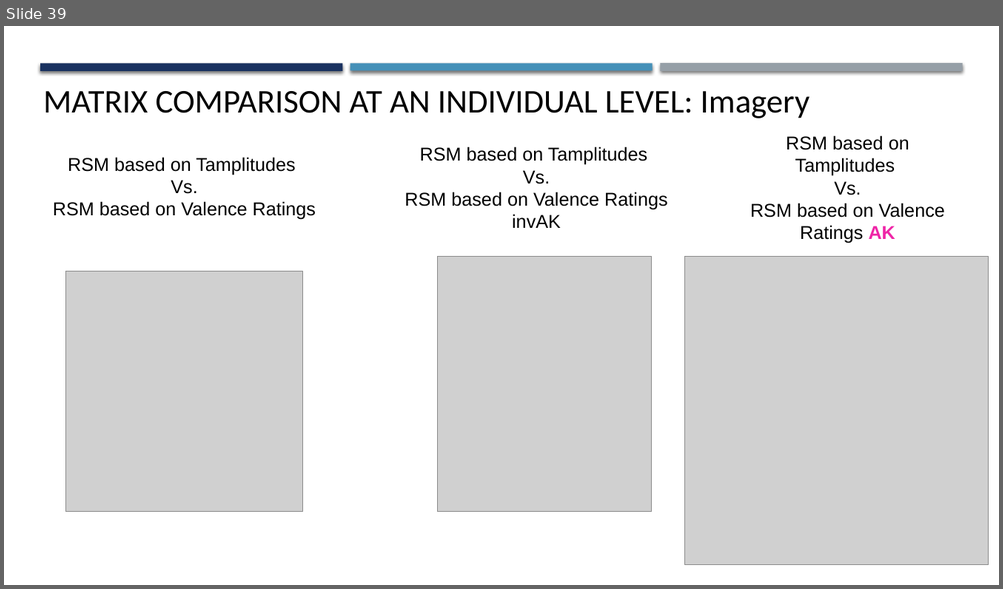
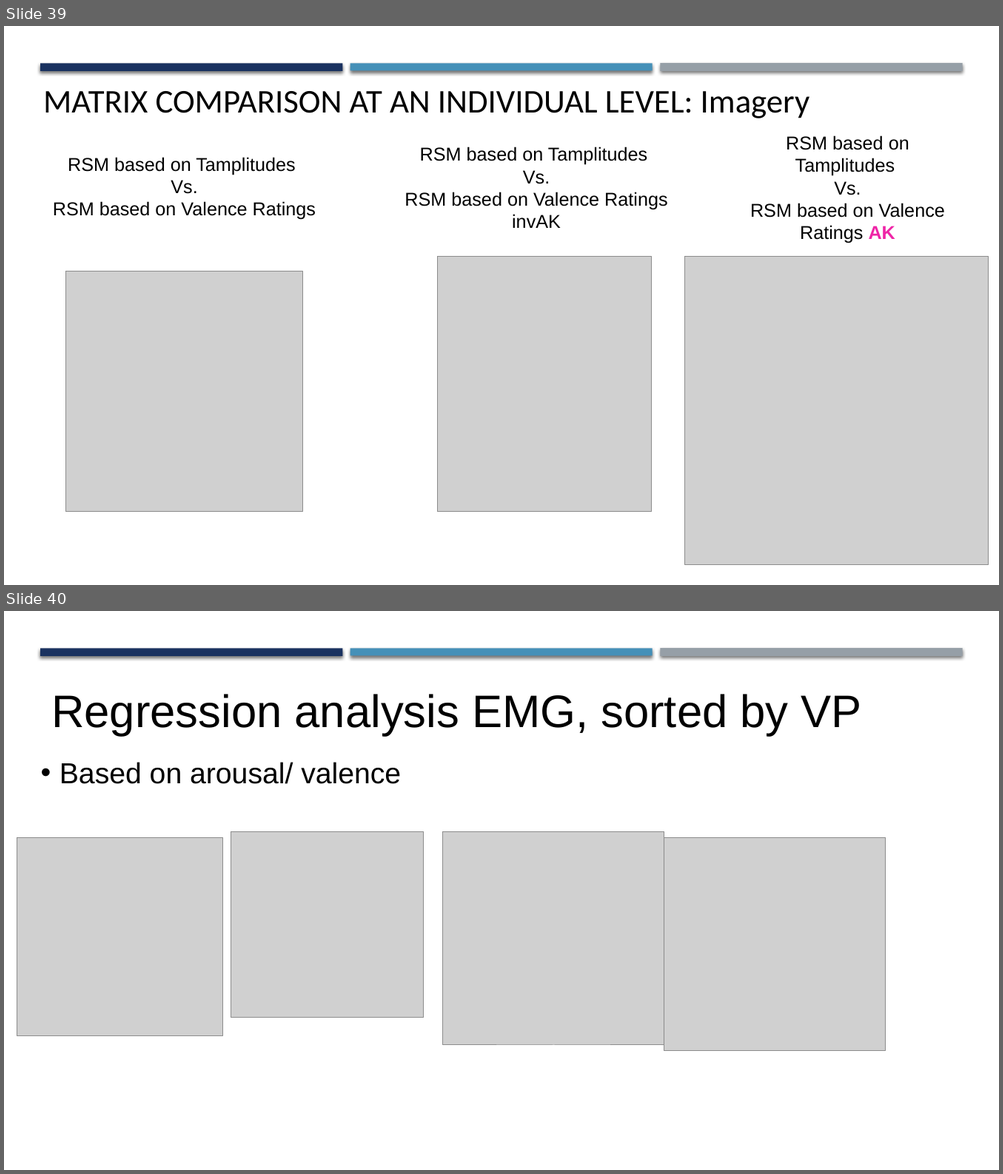
Before and after one commit to alkoppold/RSA_psychophysiology, a slide deck: RSA/slides/Comparison_RSA_ak.pptx. Shown one above the other, each under a label of ours: slide 39 before the commit, slides 39 and 40 after it. The pictures are 1003x589 and 1003x1174 pixels, drawn with LibreOffice and Linux fonts; fonts in the diff are those of the drawing; grey boxes stand for pictures. Boxes give left, top, right and bottom in pixels: in the first picture for what was removed or moved away, otherwise in the second. Text is boxed around its words. In the diff, an @@ line names an element or a change of style, - is before the commit and + after.

Commit message:
regression analyses day2

```diff
--- a/RSA/slides/Comparison_RSA_ak.pptx
+++ b/RSA/slides/Comparison_RSA_ak.pptx
@@ slide 40 added at box(4, 611, 999, 1170), background #FFFFFF; not listed: 3 template elements that a slide beside it also shows @@
@@ title added at box(51, 694, 862, 736), 44 pt, text #000000 @@
+Regression analysis EMG, sorted by VP
@@ subtitle added at box(60, 762, 401, 784), 28 pt, text #000000 @@
+• Based on arousal/ valence
@@ picture added at box(231, 832, 424, 1019) @@
@@ picture added at box(443, 832, 663, 1046) @@
@@ picture added at box(17, 838, 222, 1037) @@
@@ picture added at box(664, 838, 885, 1052) @@
```
Also in this commit, not shown: 11 other files.
